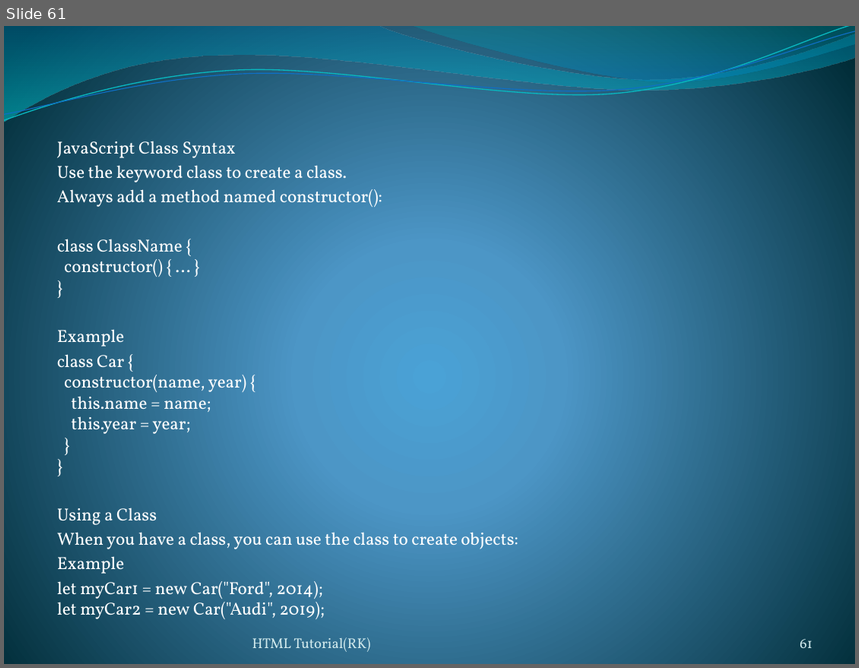
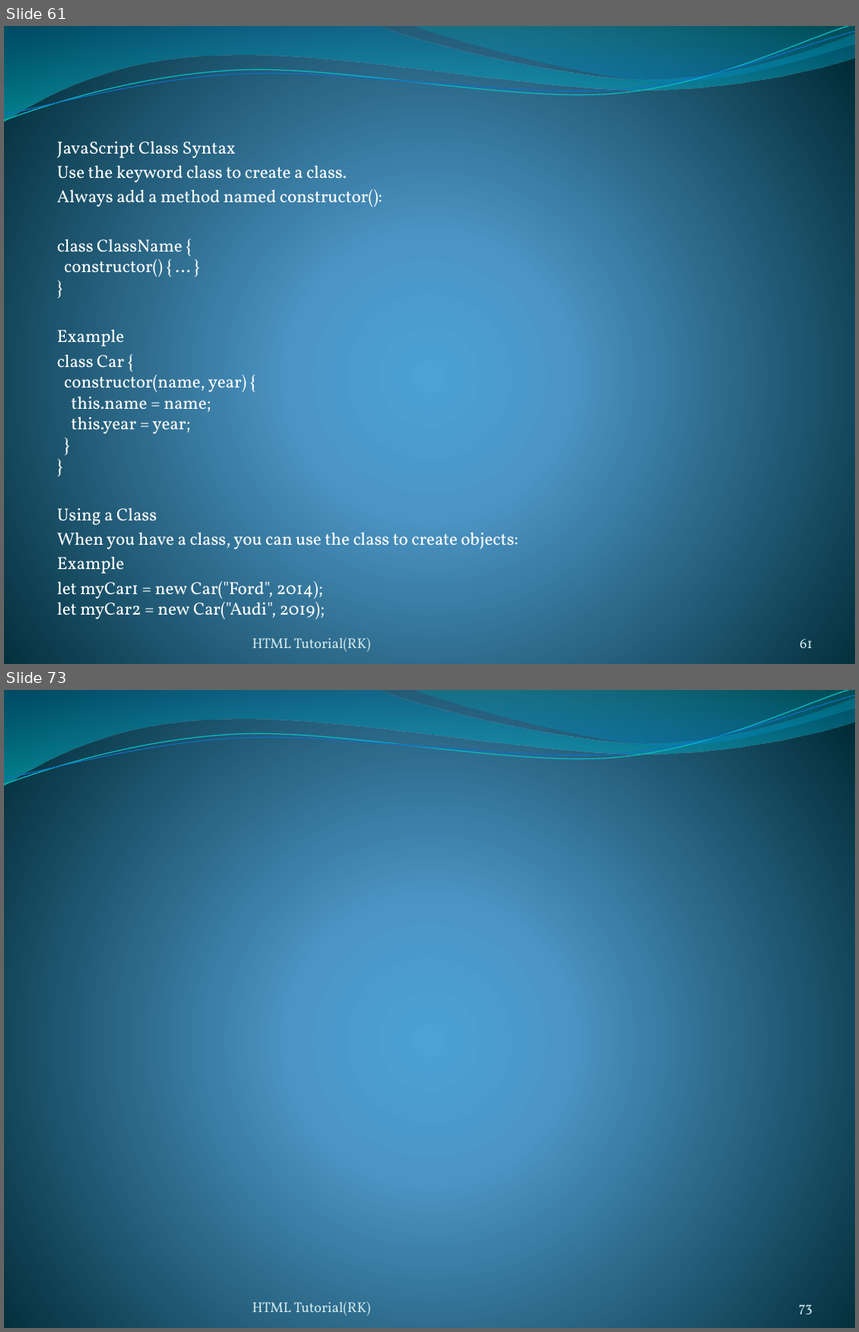
Before and after one commit to rakeshpriyad/tutorial-react-html-css-js-java, a slide deck: JavaScript.pptx. Shown one above the other, each under a label of ours: slide 61 before the commit, slides 61 and 73 after it; the slides between them are not shown. The pictures are 859x668 and 859x1332 pixels, drawn with LibreOffice and Linux fonts; fonts in the diff are those of the drawing. Boxes give left, top, right and bottom in pixels: in the first picture for what was removed or moved away, otherwise in the second. Text is boxed around its words. In the diff, an @@ line names an element or a change of style, - is before the commit and + after.

```diff
--- a/JavaScript.pptx
+++ b/JavaScript.pptx
@@ slide 73 added at box(4, 690, 855, 1328), background gradient #4AA0D6 to #4C98C7 to #002C38; not listed: 4 template elements that a slide beside it also shows @@
@@ text added at box(253, 1302, 370, 1316), 12 pt, text #D1EAEE @@
+HTML Tutorial(RK)
@@ page number added at box(799, 1305, 813, 1315), 12 pt, text #D1EAEE @@
+73
```
Also in this commit, not shown: 32 other slides added, 11 other files.
